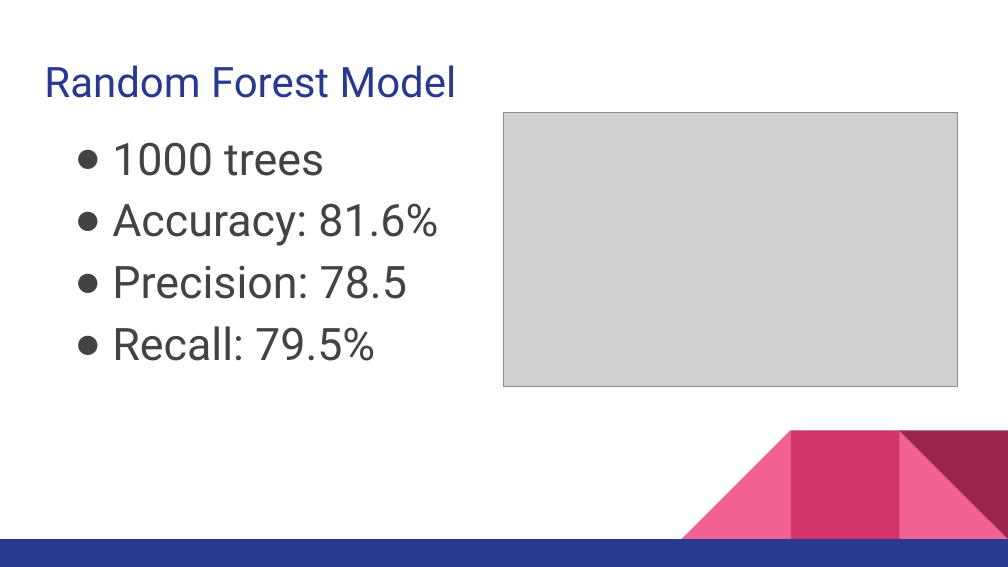
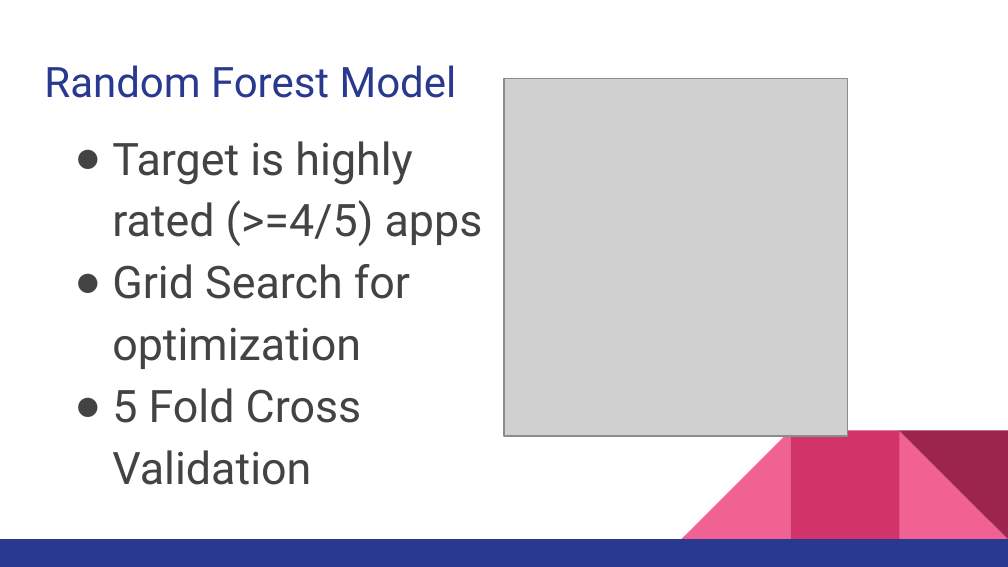
Before and after one commit to ryanhfrench/portfolio, a slide deck: slide 10 of analyzing_key_indicators_of_high_app_reviews/presentation.pptx. Drawn at 1008x567 pixels with LibreOffice and Linux fonts; fonts in the diff are those of the drawing; grey boxes stand for pictures. Boxes give left, top, right and bottom in pixels: in the first picture for what was removed or moved away, otherwise in the second. Text is boxed around its words. In the diff, an @@ line names an element or a change of style, - is before the commit and + after.

Commit message:
Updating apps presentation

```diff
--- a/analyzing_key_indicators_of_high_app_reviews/presentation.pptx
+++ b/analyzing_key_indicators_of_high_app_reviews/presentation.pptx
@@ picture: place and size @@
-picture at (504, 112, 958, 386)
+picture at (504, 79, 848, 436)
@@ text at (112, 141, 483, 485): text changed @@
-● 1000 trees
-● Accuracy: 81.6%
-● Precision: 78.5
-● Recall: 79.5%
+● Target is highly rated (>=4/5) apps
+● Grid Search for optimization
+● 5 Fold Cross Validation
```
Also in this commit, not shown: 5 other slides changed, 4 other files.
